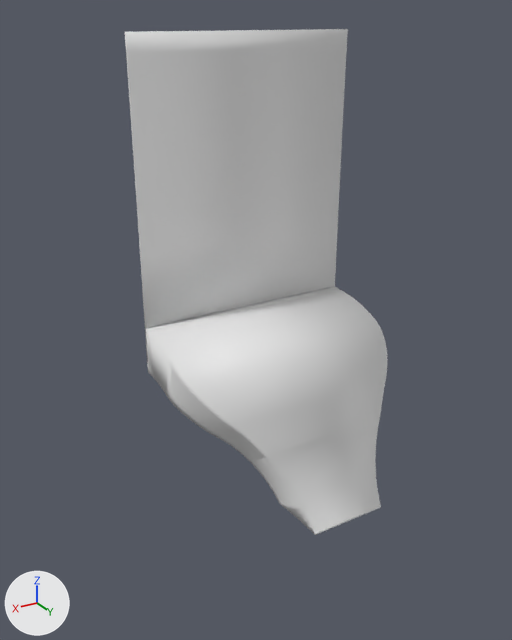
The OBJ model Gordon_the_robot/model/kitchen_objects/meshes/collision/SpatulaBaseAndCenter.obj: old version first, new version second.
The view is the same before and after, from a camera (50 mm lens) standing at (0.1158, 0.0883, 0.2464) and looking at (0.0106, -0.0871, 0.1587). The lights are fixed; the arrows at lower left show +X, +Y and +Z. Where no turn or scale is listed for an object, it has been applied to the vertices.

Names of what the first picture shows: 'SpatulaBase.001', 'SpatulaCenter.001'.
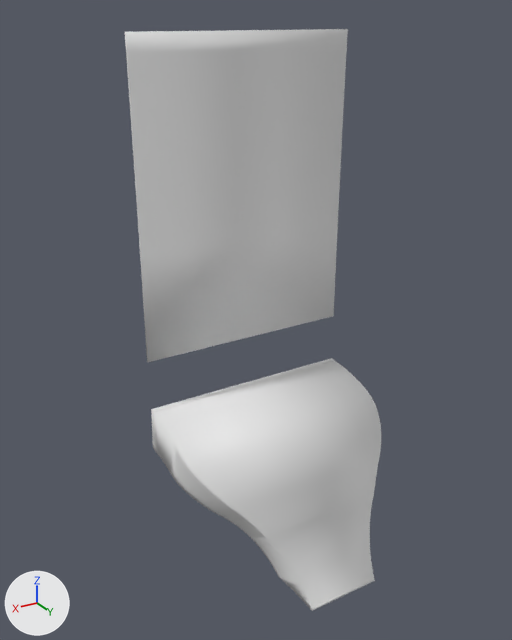
Location of each change, [x1, y1, x2, y2] in pixels of the pictures (512 x 640 px):
'SpatulaCenter.001', deleted: before [146, 286, 388, 535]
'SpatulaCenter.003', added: after [151, 358, 381, 611]

What the commit changed:
Mesh me_spatulacenter_003 is new.
It has 1171 vertices, 2338 faces and spans x -0.0381..0.0381, y -0.1114..-0.0488, z 0.073..0.123.
It uses material mat_default_obj_003 (white #e7e7e7).
Object 'SpatulaCenter.001' (ob_spatulacenter_001) is deleted.
Object 'SpatulaCenter.003' (ob_spatulacenter_003) is new; it shows me_spatulacenter_003.
Its location is (0.0, 0.0, 0.0).
